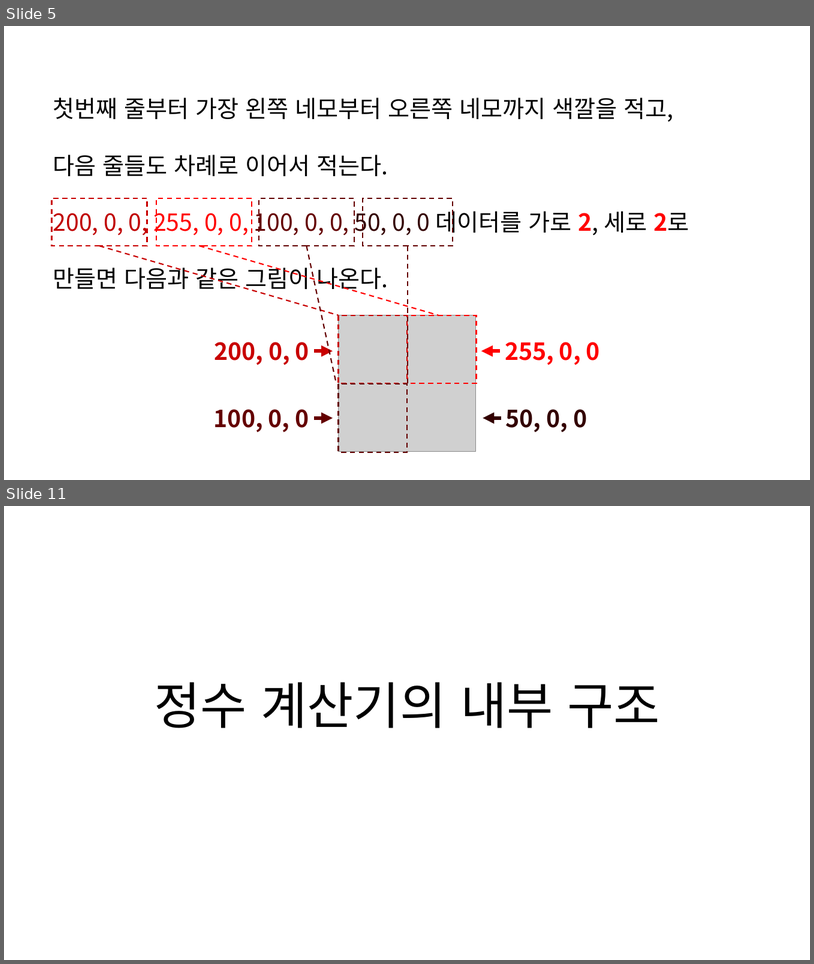
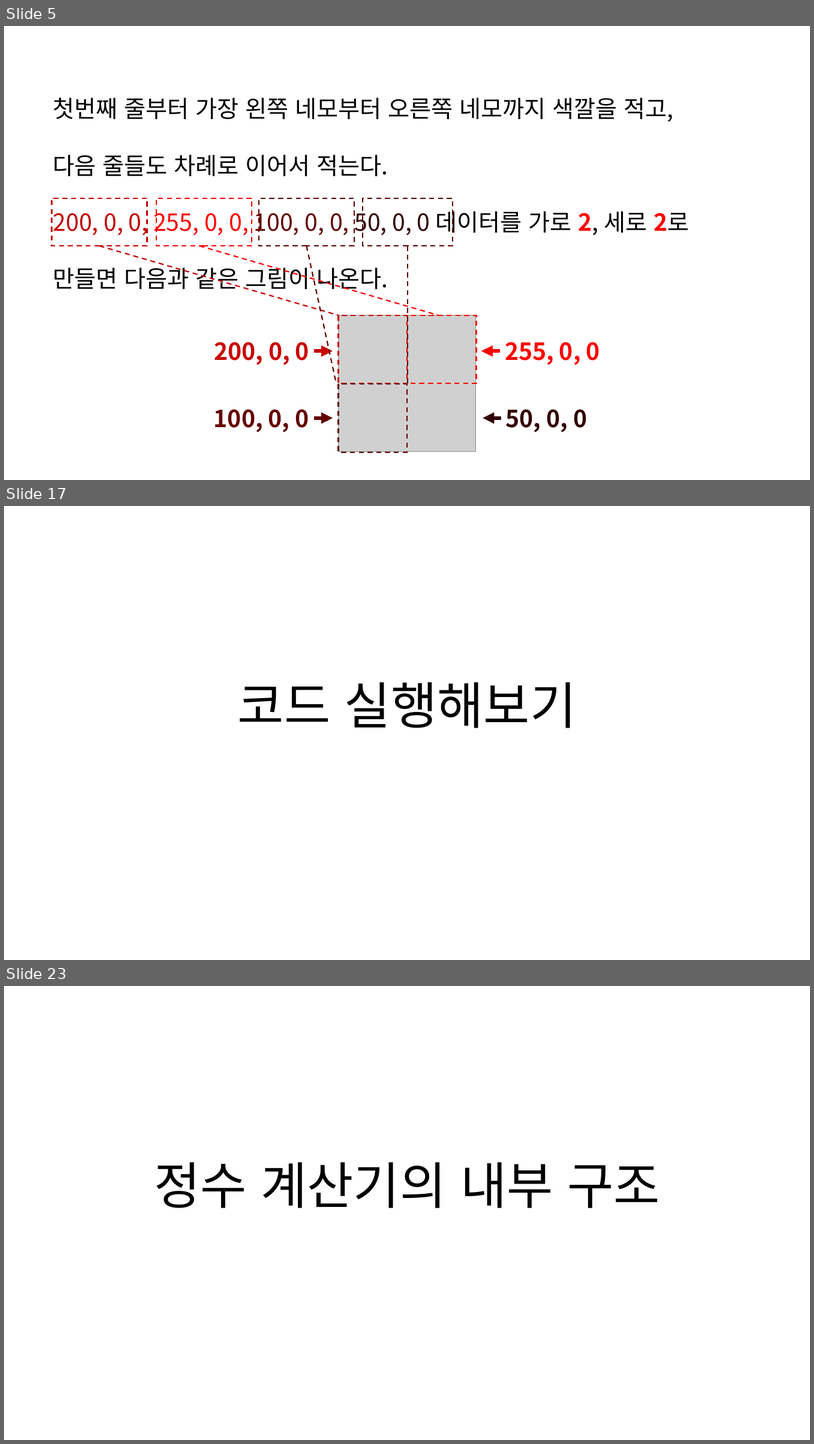
Before and after one commit to chaebkimm/C_ppt, a slide deck: C소개.pptx. Shown one above the other, each under a label of ours: slides 5 and 11 before the commit, slides 5, 17 and 23 after it; the slides between them are not shown. The pictures are 814x964 and 814x1444 pixels, drawn with LibreOffice and Linux fonts; fonts in the diff are those of the drawing; grey boxes stand for pictures. Boxes give left, top, right and bottom in pixels: in the first picture for what was removed or moved away, otherwise in the second. Text is boxed around its words. In the diff, an @@ line names an element or a change of style, - is before the commit and + after.

```diff
--- a/C소개.pptx
+++ b/C소개.pptx
@@ slide 17 added at bbox=[4, 506, 810, 960], background #FFFFFF @@
@@ title added at bbox=[238, 682, 576, 728], 60 pt, text #000000 @@
+코드 실행해보기
@@ what was slide 11 is now slide 23 @@
```
Also in this commit, not shown: 4 slides changed, 12 other slides added, 1 slide removed, 1 other file.
